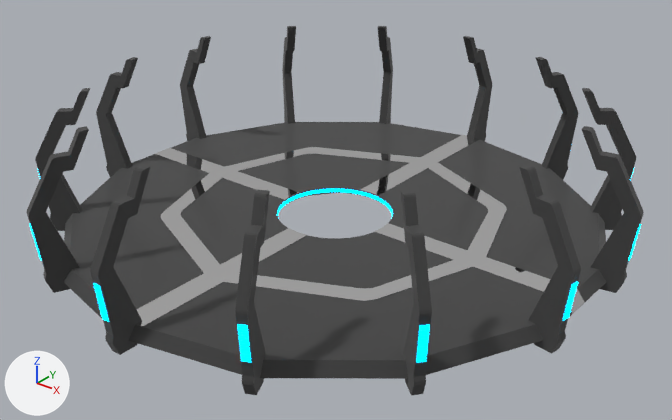
The glTF model docs/assets/model/platforms.gltf, before and after one commit.
One viewpoint serves both versions: a 50 mm lens placed at (3.23, -4.02, 2.54), pointed at (0.08, -0.09, 0.1). Lighting does not change. The marker at lower left points along +X, +Y and +Z. The first picture is the older version. Vertices at exactly the same position are counted once.

Objects in the first picture: 'platform'.
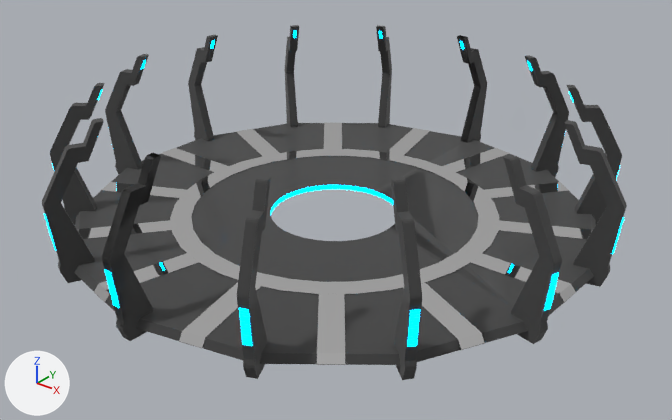
What changed in the scene script:
```text
Change me_circle_002:
    remove me_circle_002.from_pydata(...)  # 2692 vertices, 4552 faces; spans x -1.75..1.75, y -1.78..1.81, z -0.09..0.81
    add me_circle_002.from_pydata(...)  # 3028 vertices, 5065 faces; spans x -1.68..1.68, y -1.7..1.7, z -0.06..0.84
    me_circle_002 part 1: the loose piece of 48 vertices spanning x 1.38..1.75, y -0.4..-0.28, z -0.09..0.81 is moved by (-0.07, 0.08, 0.03)
    me_circle_002 part 2: the loose piece of 48 vertices spanning x -1.41..-1.1, y 0.88..1.16, z -0.09..0.81 is scaled about its middle by (1.06, 0.918, 1), then moved by (0.02, -0.14, 0.03)
    me_circle_002 part 3: the loose piece of 48 vertices spanning x -0.8..-0.59, y 1.29..1.64, z -0.09..0.81 is scaled about its middle by (1.1, 0.97, 1), then moved by (-0.03, -0.13, 0.03)
    me_circle_002 part 4: the loose piece of 48 vertices spanning x -0.03..0.03, y 1.44..1.81, z -0.09..0.81 is moved by (-0.08, -0.11, 0.03)
    me_circle_002 part 5: the loose piece of 48 vertices spanning x 0.59..0.8, y -1.62..-1.27, z -0.09..0.81 is turned 132.2 degrees about the z axis through its middle, then moved by (-0.11, 2.84, 0.03)
    me_circle_002 part 6: the loose piece of 48 vertices spanning x 1.1..1.41, y -1.14..-0.86, z -0.09..0.81 is turned 81.5 degrees about the z axis through its middle, then moved by (-0.12, 2.0, 0.03)
    me_circle_002 part 7: the loose piece of 48 vertices spanning x -1.75..-1.38, y 0.3..0.42, z -0.09..0.81 is turned -154.3 degrees about the z axis through its middle, then moved by (3.03, 0.05, 0.03)
    me_circle_002 part 8: the loose piece of 48 vertices spanning x -1.75..-1.38, y -0.4..-0.28, z -0.09..0.81 is mirrored in y about its middle, then moved by (0.07, 0.6, 0.03)
    me_circle_002 part 9: the loose piece of 48 vertices spanning x -1.41..-1.1, y -1.14..-0.86, z -0.09..0.81 is scaled about its middle by (1.06, -0.918, 1), then moved by (0.02, 1.88, 0.03)
    me_circle_002 part 10: the loose piece of 48 vertices spanning x -0.8..-0.59, y -1.62..-1.27, z -0.09..0.81 is scaled about its middle by (-1.1, 0.97, 1), then moved by (1.42, 0.11, 0.03)
    me_circle_002 part 11: the loose piece of 48 vertices spanning x -0.03..0.03, y -1.78..-1.42, z -0.09..0.81 is scaled about its middle by (-0.999, 0.999, 1), then moved by (0.08, 0.09, 0.03)
    me_circle_002 part 12: the loose piece of 48 vertices spanning x 1.38..1.75, y 0.3..0.42, z -0.09..0.81 is multiplied about its middle by the matrix ((-0.222, -0.975, 0.0), (-0.975, 0.222, 0.0), (0.0, 0.0, 1.0)), then moved by (-2.15, -1.76, 0.03)
    me_circle_002 part 13: the loose piece of 48 vertices spanning x 0.59..0.8, y 1.29..1.64, z -0.09..0.81 is multiplied about its middle by the matrix ((0.283, -0.959, 0.0), (-0.959, -0.283, 0.0), (0.0, 0.0, 1.0)), then moved by (-1.83, -2.47, 0.03)
    me_circle_002 part 14: the loose piece of 48 vertices spanning x 1.1..1.41, y 0.88..1.16, z -0.09..0.81 is multiplied about its middle by the matrix ((-0.563, -0.826, 0.0), (-0.826, 0.563, 0.0), (0.0, 0.0, 1.0)), then moved by (-2.72, -1.43, 0.03)
    me_circle_002 part 15: the loose piece of 228 vertices spanning x -1.62..1.62, y -1.61..1.61, z -0.03..0.04 is rebuilt with 50 vertices and now spans x -1.3..1.58, y -0.93..1.6, z 0.0..0.04
    me_circle_002 part 16: the loose piece of 96 vertices spanning x -1.62..1.62, y -1.66..1.66, z -0.03..0.03 is rebuilt with 50 vertices and now spans x -1.58..1.3, y -1.6..0.93, z 0.0..0.04
    me_circle_002 part 17: 181 loose pieces with 1568 vertices, spanning x -1.74..1.74, y -1.78..1.81, z 0.0..0.33, are deleted
    me_circle_002 part 18: 2120 vertices added at x -1.68..1.64, y -1.7..1.7, z -0.06..0.84
    other edits to the shape of me_circle_002 do not show in these pictures
Change ob_platform:
    ob_platform.rotation_euler: (0.0, 0.0, 0.0) -> (0.0, 0.0, -0.96)  # degrees (0, 0, 0) -> degrees (0, 0, -55)
```

Location of each change, (x1, y1, x2, y2) in pixels of the pictures (672 x 420 px; the box of a moved part takes in the faces that stretch with it):
'platform', reshaped, turned: before (27, 26, 644, 395); after (42, 25, 627, 380)
part 1 of me_circle_002, moved or reshaped: before (520, 164, 581, 354); after (237, 176, 271, 379)
part 2 of me_circle_002, moved or reshaped: before (282, 26, 296, 124); after (457, 36, 487, 143)
part 3 of me_circle_002, moved or reshaped: before (378, 26, 393, 124); after (525, 55, 569, 177)
part 4 of me_circle_002, moved or reshaped: before (463, 36, 492, 142); after (567, 85, 622, 224)
part 5 of me_circle_002, moved or reshaped: before (235, 190, 270, 395); after (564, 120, 627, 287)
part 6 of me_circle_002, moved or reshaped: before (401, 190, 432, 395); after (503, 154, 562, 344)
part 7 of me_circle_002, moved or reshaped: before (180, 36, 211, 141); after (391, 176, 422, 380)
part 8 of me_circle_002, moved or reshaped: before (96, 57, 138, 177); after (376, 25, 392, 128)
part 9 of me_circle_002, moved or reshaped: before (35, 88, 90, 231); after (457, 35, 487, 143)
part 10 of me_circle_002, moved or reshaped: before (27, 126, 89, 293); after (42, 118, 104, 283)
part 11 of me_circle_002, moved or reshaped: before (90, 164, 150, 355); after (50, 83, 105, 225)
part 12 of me_circle_002, moved or reshaped: before (582, 126, 644, 293); after (105, 54, 149, 174)
part 13 of me_circle_002, moved or reshaped: before (536, 57, 578, 180); after (188, 35, 218, 142)
part 14 of me_circle_002, moved or reshaped: before (582, 88, 636, 230); after (285, 25, 299, 127)
part 15 of me_circle_002, rebuilt (18% taller): before (135, 135, 585, 327); after (136, 139, 596, 365)
part 16 of me_circle_002, rebuilt: before (64, 122, 606, 379); after (74, 123, 463, 311)
part 17 of me_circle_002, deleted: before (29, 150, 641, 362)
part 18 of me_circle_002, added: after (44, 31, 624, 365)
